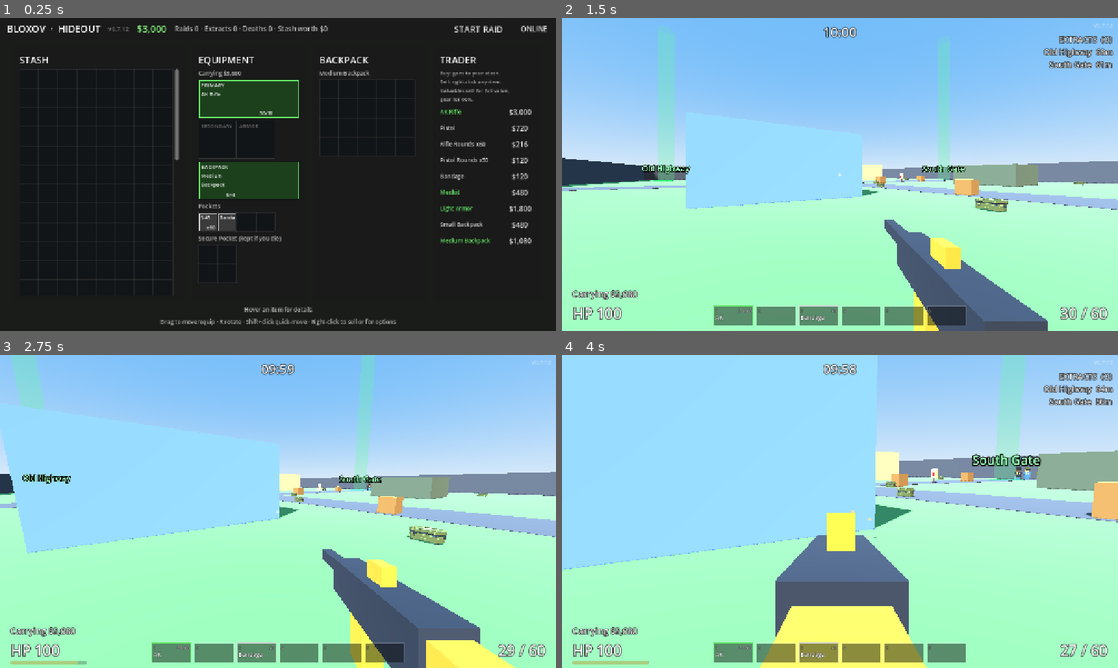
Above: before the commit, frames 1-4 (two rows, left to right).
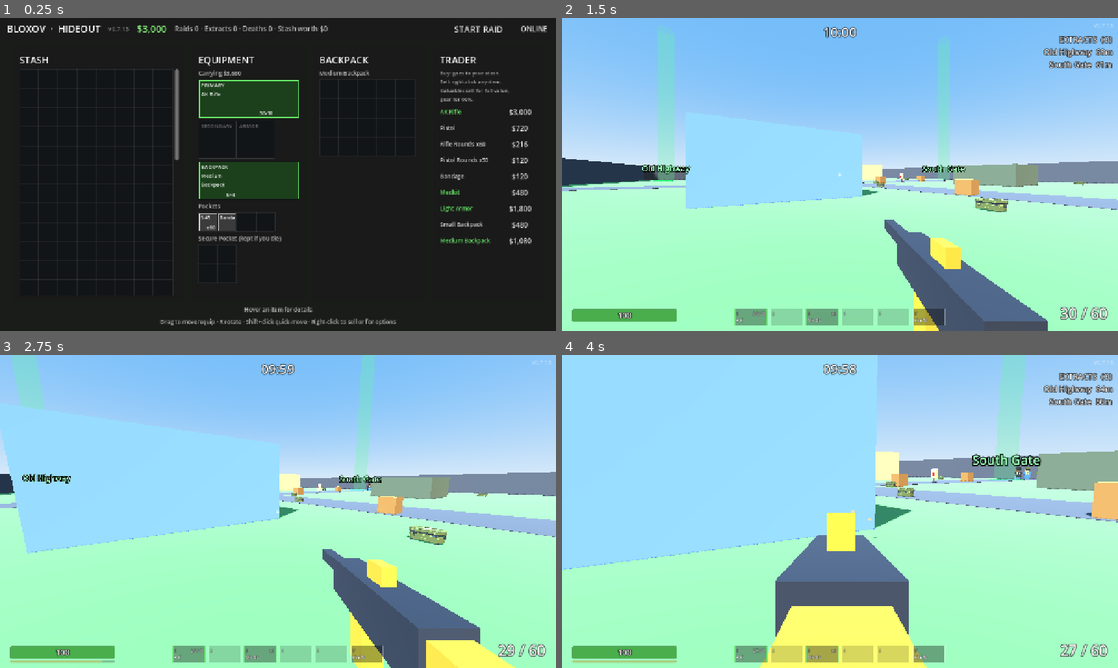
Above: after the commit, the same moments.

Repository: TavishHanda/Bloxov
Game: Godot game, scene res://scenes/hideout.tscn
Two runs of this game, one before a commit and one after it. Both use one fixed random seed, a clock stepped at 60 frames per second and the inputs below. Sound files missing from this copy of the repository are replaced by a short silence.
Inputs (mouse positions are in pixels of both pictures, inside the frame that each line leads up to):
- Up to frame 1 (0.25 s): no input
- Up to frame 2 (1.5 s): click "START RAID" at 0.5 s; click "PLAY" at 1.25 s
- Up to frame 3 (2.75 s): tap Enter at 2 s; move the mouse to (305, 511) at 2.02 s; hold W (move_forward) from 2.03 s (still down); hold O (extracts) from 2.03 s (still down); click (305, 511) at 2.17 s; tap Space (jump) at 2.27 s; tap H (heal) at 2.3 s
- Up to frame 4 (4 s): keep holding W (move_forward); move the mouse to (812, 511) at 2.77 s; release O (extracts) at 2.78 s; tap H (heal) at 2.85, 3.8 s; click (812, 511) at 2.92 s; tap Space (jump) at 3.02 s; tap O (extracts) at 3.05 s; move the mouse to (851, 505) at 3.52 s; hold Right mouse button (aim) from 3.53 s (still down); click (851, 505) at 3.67 s

The runs differ from the first frame. In frame 1, less than 0.1% of the frame differs, in the area x 22-24%, y 3-5%; in frame 2, 3.6%; in frame 3, 3.9%, in the area x 1-73%, y 86-99%; in frame 4, 3.9%.

Commit message:
v0.7.13: HUD polish - health bar, no carried value in raid, extract list on demand, hotbar 1-2 guns/3 meds/4-5 free/6 knife; online panel without server box

Diff:
--- a/project.godot
+++ b/project.godot
@@ -12,7 +12,7 @@
 
 config/name="Bloxov"
 config/description="Blocky voxel extraction shooter."
-config/version="0.7.12"
+config/version="0.7.13"
 run/main_scene="res://scenes/hideout.tscn"
 config/features=PackedStringArray("4.5", "GL Compatibility")
 
--- a/scenes/main.tscn
+++ b/scenes/main.tscn
@@ -483,19 +483,34 @@
 horizontal_alignment = 1
 vertical_alignment = 1
 
+[node name="HealthBar" type="ProgressBar" parent="HUD"]
+anchors_preset = 2
+anchor_top = 1.0
+anchor_bottom = 1.0
+offset_left = 24.0
+offset_top = -50.0
+offset_right = 264.0
+offset_bottom = -22.0
+grow_vertical = 0
+mouse_filter = 2
+value = 100.0
+show_percentage = false
+
 [node name="HealthLabel" type="Label" parent="HUD"]
 anchors_preset = 2
 anchor_top = 1.0
 anchor_bottom = 1.0
 offset_left = 24.0
-offset_top = -64.0
-offset_right = 260.0
-offset_bottom = -16.0
+offset_top = -50.0
+offset_right = 264.0
+offset_bottom = -22.0
 grow_vertical = 0
 theme_override_colors/font_outline_color = Color(0, 0, 0, 1)
-theme_override_constants/outline_size = 6
-theme_override_font_sizes/font_size = 34
-text = "HP 100"
+theme_override_constants/outline_size = 5
+theme_override_font_sizes/font_size = 18
+text = "100"
+horizontal_alignment = 1
+vertical_alignment = 1
 
 [node name="AmmoLabel" type="Label" parent="HUD"]
 anchors_preset = 3
@@ -543,20 +558,6 @@
 mouse_filter = 2
 color = Color(1, 0.15, 0.1, 0.9)
 
-[node name="BagLabel" type="Label" parent="HUD"]
-anchors_preset = 2
-anchor_top = 1.0
-anchor_bottom = 1.0
-offset_left = 24.0
-offset_top = -100.0
-offset_right = 400.0
-offset_bottom = -68.0
-grow_vertical = 0
-theme_override_colors/font_outline_color = Color(0, 0, 0, 1)
-theme_override_constants/outline_size = 5
-theme_override_font_sizes/font_size = 20
-text = "Bag $0"
-
 [node name="TimerLabel" type="Label" parent="HUD"]
 anchors_preset = 5
 anchor_left = 0.5
@@ -640,9 +641,9 @@
 anchor_top = 1.0
 anchor_bottom = 1.0
 offset_left = 24.0
-offset_top = -16.0
-offset_right = 200.0
-offset_bottom = -8.0
+offset_top = -18.0
+offset_right = 264.0
+offset_bottom = -12.0
 grow_vertical = 0
 mouse_filter = 2
 step = 0.1
--- a/scripts/hideout.gd
+++ b/scripts/hideout.gd
@@ -28,7 +28,6 @@
 var _offline_box: VBoxContainer
 var _online_box: VBoxContainer
 var _name_edit: LineEdit
-var _address_edit: LineEdit
 var _connect_button: Button
 var _party_label: Label
 var _party_members: Label
@@ -385,16 +384,10 @@
 	_name_edit.max_length = 16
 	_name_edit.text = GameSettings.player_name if GameSettings.player_name != "" else "Player %d" % randi_range(100, 999)
 	_offline_box.add_child(_name_edit)
-	_address_edit = LineEdit.new()
-	_address_edit.placeholder_text = "Server address"
-	# Old defaults (a local test server, the first hosted address) are replaced by the current one.
-	var saved := GameSettings.server_address
-	var old := ["ws://localhost:9080", "wss://bloxov-server.fly.dev"]
-	_address_edit.text = saved if saved != "" and not old.has(saved) else Network.DEFAULT_ADDRESS
-	_offline_box.add_child(_address_edit)
+	# Always the game's own server (owner: no address box).
 	_connect_button = Button.new()
 	_connect_button.text = "Go online"
-	_connect_button.pressed.connect(func() -> void: go_online(_address_edit.text, _name_edit.text))
+	_connect_button.pressed.connect(func() -> void: go_online(Network.DEFAULT_ADDRESS, _name_edit.text))
 	_offline_box.add_child(_connect_button)
 
 	# Connected: party, queue, start now.
--- a/scripts/hotbar_hud.gd
+++ b/scripts/hotbar_hud.gd
@@ -1,13 +1,15 @@
 class_name HotbarHUD
 extends HBoxContainer
-## Bottom-center hotbar: 1 = primary, 2 = secondary (active one highlighted), 3-6 = bound items (heals etc).
+## Bottom-center hotbar (owner, 0.7.13): 1 = primary, 2 = secondary (active one highlighted), 3 = meds (all your
+## heals; uses the best fit), 4 and 5 = bound items (for later: grenades...), 6 = the knife (V). Empty slots are faint.
 
-const SLOT_SIZE := Vector2(92, 46)
+const SLOT_SIZE := Vector2(76, 40)
 
 var player: Player
 var _names: Array[Label] = []
 var _counts: Array[Label] = []
 var _styles: Array[StyleBoxFlat] = []
+var _panels: Array[PanelContainer] = []
 
 
 func _init(owner_player: Player) -> void:
@@ -24,7 +26,7 @@
 		panel.custom_minimum_size = SLOT_SIZE
 		panel.mouse_filter = Control.MOUSE_FILTER_IGNORE
 		var style := StyleBoxFlat.new()
-		style.bg_color = Color(0, 0, 0, 0.45)
+		style.bg_color = Color(0, 0, 0, 0.35)
 		style.set_border_width_all(2)
 		style.border_color = Color(1, 1, 1, 0.15)
 		style.set_content_margin_all(4)
@@ -36,18 +38,19 @@
 		var top := HBoxContainer.new()
 		box.add_child(top)
 		var key := _label(11, Color(1, 1, 1, 0.55))
-		key.text = str(i + 1)
+		key.text = "V" if i == 2 + Inventory.KNIFE_KEY else str(i + 1)
 		top.add_child(key)
 		var count := _label(11, Color(1, 1, 1, 0.8))
 		count.size_flags_horizontal = Control.SIZE_EXPAND_FILL
 		count.horizontal_alignment = HORIZONTAL_ALIGNMENT_RIGHT
 		top.add_child(count)
-		var item_name := _label(13, Color.WHITE)
+		var item_name := _label(12, Color.WHITE)
 		item_name.clip_text = true
 		box.add_child(item_name)
 		_names.append(item_name)
 		_counts.append(count)
 		_styles.append(style)
+		_panels.append(panel)
 
 
 func _process(_delta: float) -> void:
@@ -65,6 +68,14 @@
 				var ammo_id: String = ItemDB.item(weapon.id)["ammo"]
 				count = "%d/%d" % [weapon.loaded, inventory.count_of(ammo_id)]
 				color = ItemDB.color(weapon.id) if gun.weapon == weapon else Color(1, 1, 1, 0.3)
+		elif i - 2 == Inventory.MEDS_KEY:
+			var heals := inventory.heal_count()
+			text = "Meds"
+			count = "x%d" % heals
+			color = Color(0.45, 0.9, 0.5) if heals > 0 else Color(1, 0.3, 0.25, 0.4)
+		elif i - 2 == Inventory.KNIFE_KEY:
+			text = "Knife"
+			color = Color(1, 1, 1, 0.3)
 		else:
 			var id := inventory.hotbar[i - 2]
 			if id != "":
@@ -75,6 +86,7 @@
 		_names[i].text = text
 		_counts[i].text = count
 		_styles[i].border_color = color
+		_panels[i].modulate.a = 1.0 if text != "" else 0.45
 
 
 func _label(font_size: int, color: Color) -> Label:
--- a/scripts/hud.gd
+++ b/scripts/hud.gd
@@ -10,8 +10,8 @@
 
 @onready var crosshair: Label = $Crosshair
 @onready var hit_marker: Label = $HitMarker
+@onready var health_bar: ProgressBar = $HealthBar
 @onready var health_label: Label = $HealthLabel
-@onready var bag_label: Label = $BagLabel
 @onready var stamina_bar: ProgressBar = $StaminaBar
 @onready var ammo_label: Label = $AmmoLabel
 @onready var timer_label: Label = $TimerLabel
@@ -39,7 +39,9 @@
 
 var _hit_marker_time := 0.0
 var _indicator_time := 0.0
-var _extract_list_time := 12.0
+## Seconds the extract list stays up: a few at the start of the raid, and after pressing O.
+var _extract_list_time := 6.0
+var _health_fill: StyleBoxFlat
 var _max_delta_timer := 0.0
 
 
@@ -60,6 +62,14 @@
 	lean_toggle.toggled.connect(GameSettings.set_lean_toggle)
 	play_button.pressed.connect(_capture_mouse)
 
+	# Health: a bar with the number on it (green, turning red when low).
+	var back := StyleBoxFlat.new()
+	back.bg_color = Color(0.08, 0.08, 0.08, 0.75)
+	back.set_corner_radius_all(3)
+	health_bar.add_theme_stylebox_override("background", back)
+	_health_fill = StyleBoxFlat.new()
+	_health_fill.set_corner_radius_all(3)
+	health_bar.add_theme_stylebox_override("fill", _health_fill)
 	hotbar = HotbarHUD.new(player)
 	add_child(hotbar)
 	loot_ui = LootUI.new(player)
@@ -89,7 +99,7 @@
 		loot_ui.close()
 		get_viewport().set_input_as_handled()
 	elif event.is_action_pressed("extracts"):
-		_extract_list_time = 0.0 if _extract_list_time > 0.0 else 8.0
+		_extract_list_time = 0.0 if _extract_list_time > 0.0 else 6.0
 
 
 func _unhandled_input(event: InputEvent) -> void:
@@ -122,15 +132,16 @@
 		if gun.in_mag == 0:
 			ammo_label.modulate = Color(1, 0.4, 0.3)
 	var hp := player.health.current
-	health_label.text = "HP %d" % hp
-	health_label.modulate = Color(1, 0.35, 0.3) if hp <= 30 else Color.WHITE
+	health_bar.max_value = player.health.max_health
+	health_bar.value = hp
+	health_label.text = str(hp)
+	var fraction := float(hp) / player.health.max_health
+	_health_fill.bg_color = Color(0.85, 0.2, 0.15, 0.9) if fraction <= 0.3 else Color(0.3, 0.75, 0.3, 0.85).lerp(Color(0.9, 0.7, 0.2, 0.85), clampf((0.7 - fraction) / 0.4, 0.0, 1.0))
 	stamina_bar.max_value = player.max_stamina
 	stamina_bar.value = player.stamina
 	stamina_bar.visible = player.stamina < player.max_stamina and not player.controls_locked()
 	stamina_bar.modulate = Color(1, 0.35, 0.3, 0.9) if player.is_exhausted else Color(1, 0.9, 0.35, 0.85)
 
-	var inv := player.inventory
-	bag_label.text = "Carrying %s" % ItemDB.money(inv.total_value())
 
 	var seconds := ceili(raid.time_left)
 	timer_label.text = "%02d:%02d" % [seconds / 60, seconds % 60]
--- a/scripts/inventory.gd
+++ b/scripts/inventory.gd
@@ -3,7 +3,8 @@
 ## Everything the player carries:
 ##  - equipment slots: primary, secondary, armor, backpack (each holds one ItemStack or nothing)
 ##  - grids: pockets (always), the equipped backpack's grid, and the secure pocket (survives death)
-##  - hotbar: item ids bound to keys 3-6
+##  - hotbar: keys 3-6. Owner (0.7.13): 3 = meds (best-fitting heal, like H), 4 and 5 = bound items (future
+##    grenades etc.), 6 = the knife (V). Only keys 4 and 5 hold bindings.
 
 signal changed
 ## Something was equipped or unequipped (the screen rebuilds, the gun/armor update).
@@ -11,6 +12,10 @@
 
 const SLOTS: Array[String] = ["primary", "secondary", "armor", "backpack"]
 const HOTBAR_SIZE := 4
+## Hotbar indexes (0 = key 3): the meds key, the knife key, and the keys items can be bound to.
+const MEDS_KEY := 0
+const KNIFE_KEY := 3
+const BINDABLE_KEYS: Array[int] = [1, 2]
 
 @export var pockets_size := Vector2i(4, 1)
 @export var secure_size := Vector2i(2, 2)
@@ -20,7 +25,7 @@
 ## The equipped backpack's grid, or null with no backpack.
 var backpack: GridInventory = null
 var equipment := {"primary": null, "secondary": null, "armor": null, "backpack": null}
-## Item ids bound to hotbar keys 3, 4, 5, 6 ("" = empty).
+## Item ids bound to hotbar keys 3, 4, 5, 6 ("" = empty; only BINDABLE_KEYS are ever filled).
 var hotbar: Array[String] = ["", "", "", ""]
 
 
@@ -181,15 +186,31 @@
 
 # --- Hotbar ----------------------------------------------------------------------
 
-## Binds an item to the first free hotbar key. Returns the index (0 = key 3) or -1.
+## Binds an item to the first free bindable key (4 or 5). Heals don't bind: they're all on key 3.
+## Returns the index (0 = key 3) or -1.
 func bind_to_hotbar(id: String) -> int:
-	if hotbar.has(id):
+	if not can_bind(id):
 		return hotbar.find(id)
-	var free := hotbar.find("")
-	if free >= 0:
-		hotbar[free] = id
-		changed.emit()
-	return free
+	for key in BINDABLE_KEYS:
+		if hotbar[key] == "":
+			hotbar[key] = id
+			changed.emit()
+			return key
+	return -1
+
+
+func can_bind(id: String) -> bool:
+	return ItemDB.kind(id) != "heal" and not hotbar.has(id) and BINDABLE_KEYS.any(func(k: int) -> bool: return hotbar[k] == "")
+
+
+## How many heals you carry (what key 3 shows).
+func heal_count() -> int:
+	var total := 0
+	for grid in grids():
+		for stack in grid.stacks:
+			if ItemDB.kind(stack.id) == "heal":
+				total += stack.count
+	return total
 
 
 func unbind(id: String) -> void:
@@ -199,7 +220,6 @@
 		changed.emit()
 
 
-## Heals bind themselves to the hotbar when you pick them up, if there's a free key.
-func auto_bind(id: String) -> void:
-	if ItemDB.kind(id) == "heal" and not hotbar.has(id):
-		bind_to_hotbar(id)
+## Picked-up items that go on the hotbar by themselves. None do yet: heals all live on key 3 (owner, 0.7.13).
+func auto_bind(_id: String) -> void:
+	pass
--- a/scripts/loot_ui.gd
+++ b/scripts/loot_ui.gd
@@ -477,7 +477,7 @@
 		_menu.add_item("Use", MenuAction.USE)
 		if inventory.hotbar.has(stack.id):
 			_menu.add_item("Unbind (key %d)" % (inventory.hotbar.find(stack.id) + 3), MenuAction.UNBIND)
-		elif inventory.hotbar.has(""):
+		elif inventory.can_bind(stack.id):
 			_menu.add_item("Bind to hotbar", MenuAction.BIND)
 	if ItemDB.equip_slot(stack.id) != "":
 		_menu.add_item("Equip", MenuAction.EQUIP)
--- a/scripts/player.gd
+++ b/scripts/player.gd
@@ -251,8 +251,14 @@
 		use_item(found[0], found[1])
 
 
-## Uses the item bound to a hotbar key (0 = key 3).
+## A hotbar key (0 = key 3): 3 heals (best fit, like H), 6 swings the knife, 4 and 5 use what's bound there.
 func use_hotbar(index: int) -> void:
+	if index == Inventory.MEDS_KEY:
+		try_heal()
+		return
+	if index == Inventory.KNIFE_KEY:
+		knife.swing()
+		return
 	var id := inventory.hotbar[index]
 	if id == "":
 		return
--- a/scripts/profile.gd
+++ b/scripts/profile.gd
@@ -92,7 +92,7 @@
 		file.store_string(JSON.stringify(data))
 
 
-## The starter kit: AK (loaded), medium backpack, 60 rifle rounds, a bandage on hotbar key 3.
+## The starter kit: AK (loaded), medium backpack, 60 rifle rounds, a bandage (heals are on hotbar key 3).
 static func starting_loadout() -> Dictionary:
 	return {
 		"equipment": {
@@ -102,7 +102,7 @@
 		"pockets": [{"id": "rifle_ammo", "count": 60, "x": 0, "y": 0}, {"id": "bandage", "count": 1, "x": 1, "y": 0}],
 		"backpack": [],
 		"secure": [],
-		"hotbar": ["bandage", "", "", ""],
+		"hotbar": ["", "", "", ""],
 	}
 
 
@@ -151,7 +151,8 @@
 	var hotbar := _array(data.get("hotbar"))
 	for i in mini(hotbar.size(), Inventory.HOTBAR_SIZE):
 		var id := str(hotbar[i])
-		inventory.hotbar[i] = id if ItemDB.ITEMS.has(id) else ""
+		# Only keys 4 and 5 hold bindings (older saves had heals on 3-6: those are on key 3 now).
+		inventory.hotbar[i] = id if ItemDB.ITEMS.has(id) and Inventory.BINDABLE_KEYS.has(i) and ItemDB.kind(id) != "heal" else ""
 	inventory.changed.emit()
 
 
--- a/tests/smoke_test.gd
+++ b/tests/smoke_test.gd
@@ -25,7 +25,7 @@
 ## Sections that build on what an earlier one left behind. Running one also runs these (recursively).
 const NEEDS := {
 	"scav_hit": ["scav_shoots"],  # shoots and kills the scav spawned there
-	"equipment": ["inventory"],  # bandages picked up there bind to the hotbar
+	"equipment": ["inventory"],  # counts the bandages picked up there (hotbar key 3)
 	"loot_ui": ["equipment"],  # moves the watch/bandages from "inventory", swaps the heavy armor and pistol
 	"heal": ["loot_ui"],  # uses one of the 7 bandages; adjusts the expected loot value
 	"extract": ["heal"],  # checks the loot value carried out
@@ -553,7 +553,8 @@
 	player.health.take_damage(10)
 	_check(hp_before - player.health.current == 6, "heavy armor takes 40%% off (10 -> %d)" % (hp_before - player.health.current))
 	_check(not inv.can_unequip("backpack") and inv.unequip("backpack") == null, "can't take off a backpack with stuff in it")
-	_check(inv.hotbar[0] == "bandage", "picked-up bandages bind to hotbar key 3")
+	_check(inv.heal_count() == inv.count_of("bandage") + inv.count_of("medkit") and inv.heal_count() > 0 and not inv.hotbar.has("bandage"),
+		"picked-up heals count on hotbar key 3 (Meds) instead of binding one by one (owner, 0.7.13)")
 
 
 func _section_loot_ui() -> void:
@@ -1250,20 +1251,27 @@
 	_check(dealt == 22, "armored Raider takes (and shows) 22 from an AK body shot (%d)" % dealt)
 	raider.queue_free()
 
-	# Heals only bind to the hotbar when they come from outside: rearranging your own inventory keeps an unbind.
+	# Hotbar (owner, 0.7.13): 1-2 guns, 3 = all your meds (best fit, like H), 4-5 bindable (later: grenades), 6 = knife.
 	inv.clear()
 	inv.add("bandage", 2)
-	inv.unbind("bandage")
-	var found := inv.find("bandage")
-	var into := inv.backpack if found[0] != inv.backpack else inv.pockets
-	var spot := into.find_spot("bandage")
-	loot_ui.move_stack(found[1], found[0], into, Vector2i(spot[0], spot[1]), spot[2])
-	_check(inv.count_of("bandage") == 2 and not inv.hotbar.has("bandage"), "moving an unbound heal inside your inventory doesn't re-bind it")
-	var bag := LootContainer.spawn_bag(main, player.global_position + Vector3(3, 0, 0), "Bind Test", [["medkit", 1]])
-	loot_ui.open_for(bag)
-	await _frames(2)
-	loot_ui.quick_move(bag.grid, bag.grid.stacks[0])
-	_check(inv.hotbar.has("medkit"), "a medkit Shift+clicked in from a bag binds to the hotbar")
+	inv.add("medkit", 1)
+	_check(inv.heal_count() == 3 and not inv.can_bind("bandage") and inv.bind_to_hotbar("medkit") == -1 and not inv.hotbar.has("medkit"),
+		"heals don't bind to keys: key 3 holds all of them (3)")
+	var old_save := Profile.capture_inventory(inv)
+	old_save["hotbar"] = ["bandage", "medkit", "", ""]
+	Profile.apply_inventory(inv, old_save)
+	_check(inv.hotbar == ["", "", "", ""], "old saves with heals on the hotbar load with them on key 3 instead")
+	var bar := HotbarHUD.new(player)
+	root.add_child(bar)
+	bar._process(0.0)
+	_check(bar._names[2].text == "Meds" and bar._counts[2].text == "x3" and bar._names[5].text == "Knife",
+		"the hotbar shows Meds x3 on key 3 and the knife (V) on 6 (%s %s %s)" % [bar._names[2].text, bar._counts[2].text, bar._names[5].text])
+	bar.queue_free()
+	if not player.controls_locked():
+		player.health.take_damage(10)
+		player.use_hotbar(Inventory.MEDS_KEY)
+		_check(player.is_healing() and inv.count_of("bandage") == 1, "key 3 uses the best-fitting heal (a bandage for a scratch)")
+		player.heal_time_left = 0.0
 
 	# "Put in" a full container says so instead of doing nothing.
 	var full := LootContainer.spawn_bag(main, player.global_position + Vector3(3, 0, 0), "Full Bag", [["phone", 1]])
Not shown, changed: CHANGELOG.md
